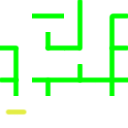
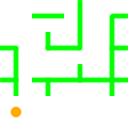
Layers edited between the first and the second (128, 128) image:
painted on "13" over [left=5, top=106, right=27, bottom=118]
